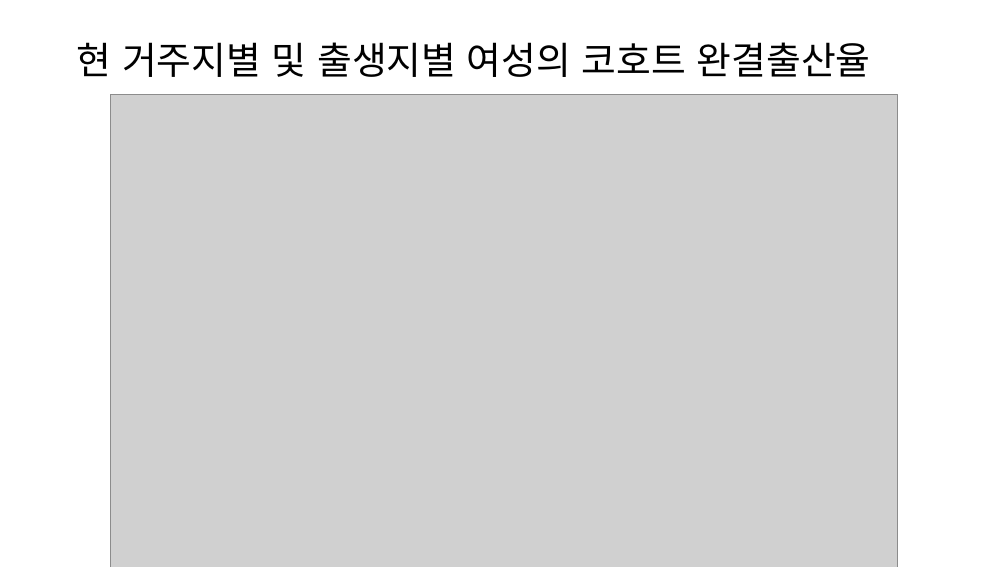
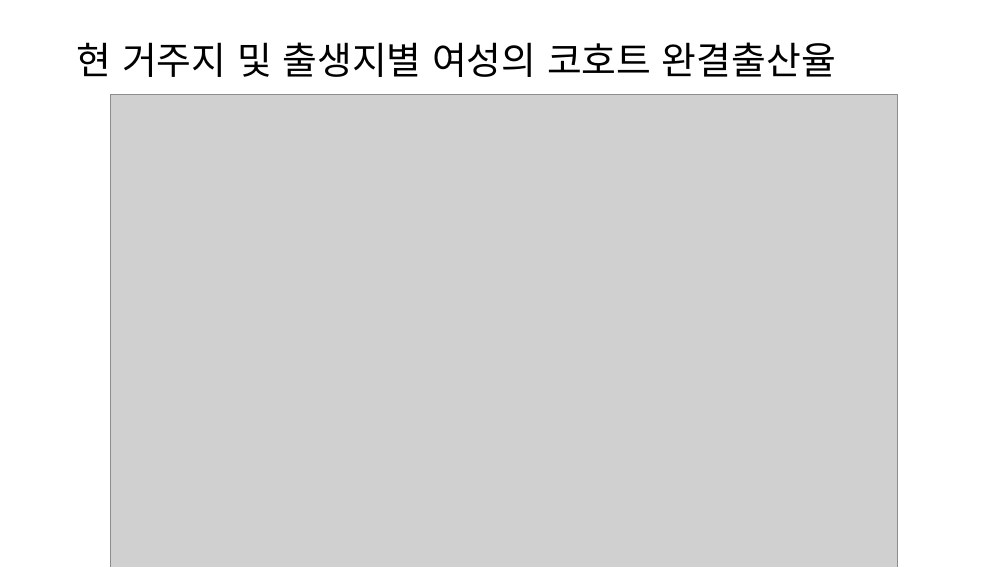
Before and after one commit to samhyunyoo/tscensus, a slide deck: slide 11 of slides/Slide_Final_Yoo_20251124.pptx (slide 20 before the commit). Drawn at 1008x567 pixels with LibreOffice and Linux fonts; fonts in the diff are those of the drawing; grey boxes stand for pictures. Boxes give left, top, right and bottom in pixels: in the first picture for what was removed or moved away, otherwise in the second. Text is boxed around its words. In the diff, an @@ line names an element or a change of style, - is before the commit and + after.

```diff
--- a/slides/Slide_Final_Yoo_20251124.pptx
+++ b/slides/Slide_Final_Yoo_20251124.pptx
@@ title at <box>77,42,836,77</box>: text changed; font Arial to Noto Sans CJK KR @@
-현 거주지별 및 출생지별 여성의 코호트 완결출산율
+현 거주지 및 출생지별 여성의 코호트 완결출산율
```
Also in this commit, not shown: 11 other slides changed, 3 slides added, 13 slides removed, 8 other files.
